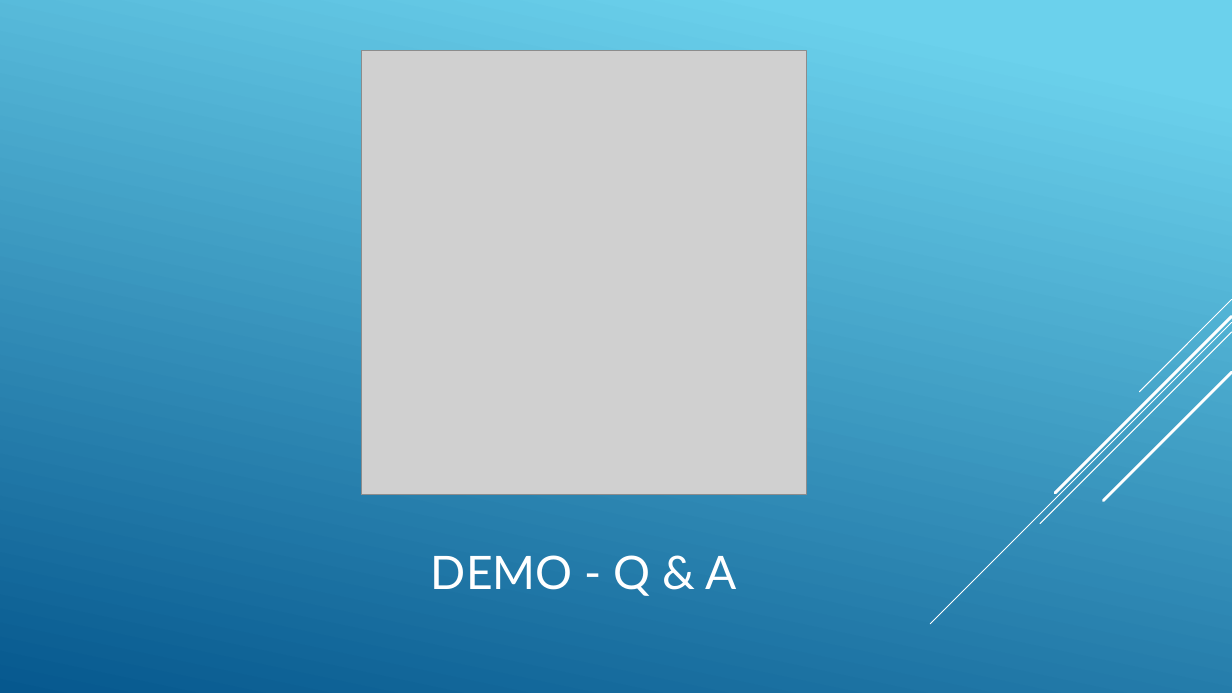
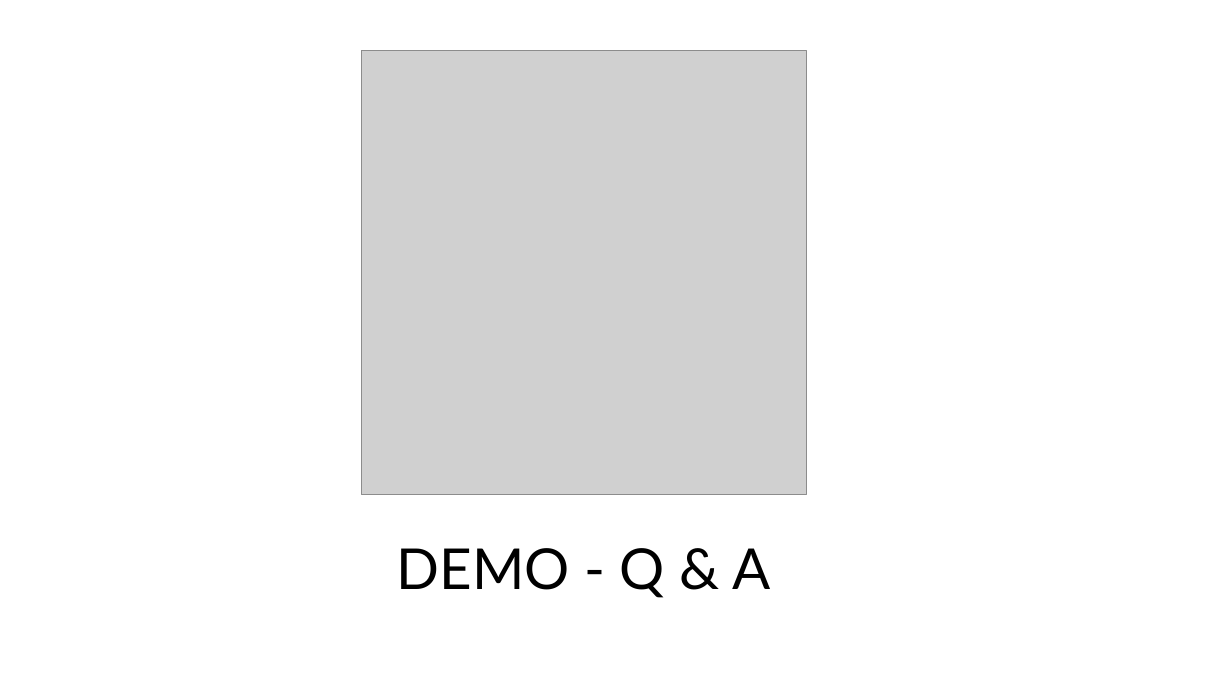
Before and after one commit to duybkict/BattleShip, a slide deck: slide 14 of Documents/Báo cáo lập trình mạng.pptx. Drawn at 1232x693 pixels with LibreOffice and Linux fonts; fonts in the diff are those of the drawing; grey boxes stand for pictures. Boxes give left, top, right and bottom in pixels: in the first picture for what was removed or moved away, otherwise in the second. Text is boxed around its words. In the diff, an @@ line names an element or a change of style, - is before the commit and + after.

```diff
--- a/Documents/Báo cáo lập trình mạng.pptx
+++ b/Documents/Báo cáo lập trình mạng.pptx
@@ background gradient #6ED2EB to #06588E to #FFFFFF @@
@@ group removed at bbox=[931, 299, 1232, 624]: 5 lines @@
@@ title "DEMO - Q & A" at bbox=[397, 548, 770, 598]: size 36 to 44 pt, text colour #FFFFFF to #000000; line spacing 1 to 0.9 @@
```
Also in this commit, not shown: 13 other slides changed.
